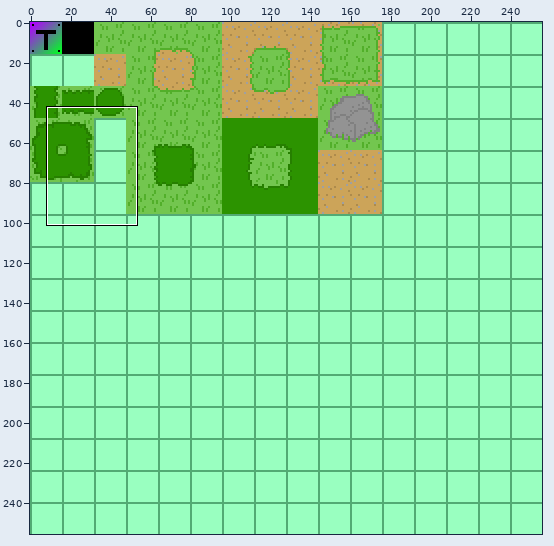
Sprite sheet: assets/tilesheet.png. The first picture is a wide view before the edit; the outline marks the close-up.
Close-up. Before the edit:
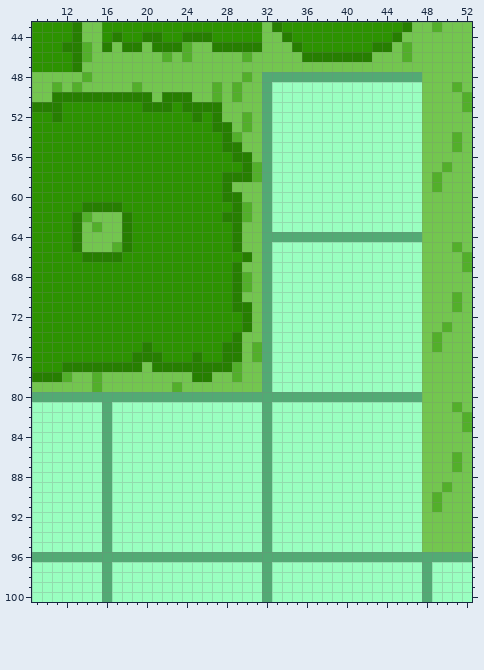
The file is 256x256 pixels. Colours within 5 levels of each other are drawn and written as one. Shown: x 9..52, y 43..100.
After:
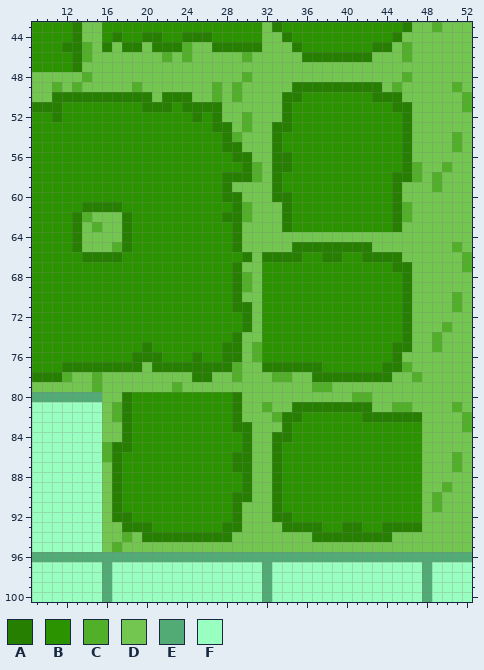
Palette (. is transparent): A #267f00  B #2c9300  C #52af2a  D #73c64f  E #52aa74  F #99ffc0
Commit message: Level design
Change:
@@ x 9..52 @@
  47 BBBBADDDDDDDDDDDDDDDDDDDDDDDDDDDDDDDDDDDDDDD
- 48 DDDDDCDDDDDDDDDDDDDDDCDEEEEEEEEEEEEEEEEDDDDD
- 49 DDCDCDDDDDCDDDDDDDCDCDDEFFFFFFFFFFFFFFFDDDCD
- 50 DDAAAAAAAAAADAAADDCDCDDEFFFFFFFFFFFFFFFDDDDC
- 51 AAABBBBBBBBAAABAAAADDDDEFFFFFFFFFFFFFFFDDDDC
- 52 BBABBBBBBBBBBBBBABADDCDEFFFFFFFFFFFFFFFDDDDD
- 53 BBBBBBBBBBBBBBBBBBAADCDEFFFFFFFFFFFFFFFDDDDD
- 54 BBBBBBBBBBBBBBBBBBBACDDEFFFFFFFFFFFFFFFDDDCD
- 55 BBBBBBBBBBBBBBBBBBBAADDEFFFFFFFFFFFFFFFDDDCD
- 56 BBBBBBBBBBBBBBBBBBBBAADEFFFFFFFFFFFFFFFDDDDD
- 57 BBBBBBBBBBBBBBBBBBBBBACEFFFFFFFFFFFFFFFDDCDD
- 58 BBBBBBBBBBBBBBBBBBBAAACEFFFFFFFFFFFFFFFDCDDD
- 59 BBBBBBBBBBBBBBBBBBBADDDEFFFFFFFFFFFFFFFDCDDD
- 60 BBBBBBBBBBBBBBBBBBBAADDEFFFFFFFFFFFFFFFDDDDD
- 61 BBBBBAAAABBBBBBBBBBBACDEFFFFFFFFFFFFFFFDDDDD
- 62 BBBBACDDDABBBBBBBBBAACDEFFFFFFFFFFFFFFFDDDDD
- 63 BBBBADCDDABBBBBBBBBBADDEFFFFFFFFFFFFFFFDDDDD
- 64 BBBBADDDDABBBBBBBBBBADDEEEEEEEEEEEEEEEEDDDDD
- 65 BBBBADDDCABBBBBBBBBBADDEFFFFFFFFFFFFFFFDDDCD
- 66 BBBBBAAAABBBBBBBBBBBBADEFFFFFFFFFFFFFFFDDDDC
- 67 BBBBBBBBBBBBBBBBBBBBADDEFFFFFFFFFFFFFFFDDDDC
- 68 BBBBBBBBBBBBBBBBBBBBACDEFFFFFFFFFFFFFFFDDDDD
- 69 BBBBBBBBBBBBBBBBBBBBACDEFFFFFFFFFFFFFFFDDDDD
- 70 BBBBBBBBBBBBBBBBBBBBADDEFFFFFFFFFFFFFFFDDDCD
- 71 BBBBBBBBBBBBBBBBBBBBAADEFFFFFFFFFFFFFFFDDDCD
- 72 BBBBBBBBBBBBBBBBBBBBBADEFFFFFFFFFFFFFFFDDDDD
- 73 BBBBBBBBBBBBBBBBBBBBBADEFFFFFFFFFFFFFFFDDCDD
- 74 BBBBBBBBBBBBBBBBBBBBADDEFFFFFFFFFFFFFFFDCDDD
- 75 BBBBBBBBBBBABBBBBBBAADCEFFFFFFFFFFFFFFFDCDDD
- 76 BBBBBBBBBBAAABBBABBAADCEFFFFFFFFFFFFFFFDDDDD
- 77 BBBAAAAAAAADAAAAAAAACDDEFFFFFFFFFFFFFFFDDDDD
- 78 AAACDDCDDDDDDDDDAADDCDDEFFFFFFFFFFFFFFFDDDDD
- 79 DDDDDDCDDDDDDDCDDDDDDDDEFFFFFFFFFFFFFFFDDDDD
- 80 EEEEEEEEEEEEEEEEEEEEEEEEEEEEEEEEEEEEEEEDDDDD
- 81 FFFFFFFEFFFFFFFFFFFFFFFEFFFFFFFFFFFFFFFDDDCD
- 82 FFFFFFFEFFFFFFFFFFFFFFFEFFFFFFFFFFFFFFFDDDDC
- 83 FFFFFFFEFFFFFFFFFFFFFFFEFFFFFFFFFFFFFFFDDDDC
- 84 FFFFFFFEFFFFFFFFFFFFFFFEFFFFFFFFFFFFFFFDDDDD
- 85 FFFFFFFEFFFFFFFFFFFFFFFEFFFFFFFFFFFFFFFDDDDD
- 86 FFFFFFFEFFFFFFFFFFFFFFFEFFFFFFFFFFFFFFFDDDCD
- 87 FFFFFFFEFFFFFFFFFFFFFFFEFFFFFFFFFFFFFFFDDDCD
- 88 FFFFFFFEFFFFFFFFFFFFFFFEFFFFFFFFFFFFFFFDDDDD
- 89 FFFFFFFEFFFFFFFFFFFFFFFEFFFFFFFFFFFFFFFDDCDD
- 90 FFFFFFFEFFFFFFFFFFFFFFFEFFFFFFFFFFFFFFFDCDDD
- 91 FFFFFFFEFFFFFFFFFFFFFFFEFFFFFFFFFFFFFFFDCDDD
- 92 FFFFFFFEFFFFFFFFFFFFFFFEFFFFFFFFFFFFFFFDDDDD
- 93 FFFFFFFEFFFFFFFFFFFFFFFEFFFFFFFFFFFFFFFDDDDD
- 94 FFFFFFFEFFFFFFFFFFFFFFFEFFFFFFFFFFFFFFFDDDDD
- 95 FFFFFFFEFFFFFFFFFFFFFFFEFFFFFFFFFFFFFFFDDDDD
+ 48 DDDDDCDDDDDDDDDDDDDDDCDDDDDDDDDDDDDDDCDDDDDD
+ 49 DDCDCDDDDDCDDDDDDDCDCDDDDDAAAAAAAAADCDDDDDCD
+ 50 DDAAAAAAAAAADAAADDCDCDDDDAABBBBBBBAAADDDDDDC
+ 51 AAABBBBBBBBAAABAAAADDDDDDABBBBBBBBBBAADDDDDC
+ 52 BBABBBBBBBBBBBBBABADDCDDDABBBBBBBBBBBADDDDDD
+ 53 BBBBBBBBBBBBBBBBBBAADCDDAABBBBBBBBBBBADDDDDD
+ 54 BBBBBBBBBBBBBBBBBBBACDDDABBBBBBBBBBBBADDDDCD
+ 55 BBBBBBBBBBBBBBBBBBBAADDDABBBBBBBBBBBBADDDDCD
+ 56 BBBBBBBBBBBBBBBBBBBBAADDAABBBBBBBBBBBADDDDDD
+ 57 BBBBBBBBBBBBBBBBBBBBBACDAABBBBBBBBBBBACDDCDD
+ 58 BBBBBBBBBBBBBBBBBBBAAACDABBBBBBBBBBBAACDCDDD
+ 59 BBBBBBBBBBBBBBBBBBBADDDDABBBBBBBBBBBADDDCDDD
+ 60 BBBBBBBBBBBBBBBBBBBAADDDAABBBBBBBBBBADDDDDDD
+ 61 BBBBBAAAABBBBBBBBBBBACDDDABBBBBBBBBBACDDDDDD
+ 62 BBBBACDDDABBBBBBBBBAACDDDABBBBBBBBBBACDDDDDD
+ 63 BBBBADCDDABBBBBBBBBBADDDDABBBBBBBBBBADDDDDDD
+ 64 BBBBADDDDABBBBBBBBBBADDDDDDDDDDDDDDDDDDDDDDD
+ 65 BBBBADDDCABBBBBBBBBBADDDDDAAAAAAAADDDDDDDDCD
+ 66 BBBBBAAAABBBBBBBBBBBBADAAAABBAABBAAAADDDDDDC
+ 67 BBBBBBBBBBBBBBBBBBBBADDBBBBBBBBBBBBBAADDDDDC
+ 68 BBBBBBBBBBBBBBBBBBBBACDBBBBBBBBBBBBBBADDDDDD
+ 69 BBBBBBBBBBBBBBBBBBBBACDBBBBBBBBBBBBBBADDDDDD
+ 70 BBBBBBBBBBBBBBBBBBBBADDBBBBBBBBBBBBBBADDDDCD
+ 71 BBBBBBBBBBBBBBBBBBBBAADBBBBBBBBBBBBBBADDDDCD
+ 72 BBBBBBBBBBBBBBBBBBBBBADBBBBBBBBBBBBBBADDDDDD
+ 73 BBBBBBBBBBBBBBBBBBBBBADBBBBBBBBBBBBBBADDDCDD
+ 74 BBBBBBBBBBBBBBBBBBBBADDBBBBBBBBBBBBBBADDCDDD
+ 75 BBBBBBBBBBBABBBBBBBAADCBBBBBBBBBBBBBAADDCDDD
+ 76 BBBBBBBBBBAAABBBABBAADCBBBBBBBBBBBBBADDDDDDD
+ 77 BBBAAAAAAAADAAAAAAAACDDAAAAAABBBBBBAACDDDDDD
+ 78 AAACDDCDDDDDDDDDAADDCDDDCCDDAAAAAAAADDCDDDDD
+ 79 DDDDDDCDDDDDDDCDDDDDDDDDDDDDCCDDDDDDDDDDDDDD
+ 80 EEEEEEEDDABBBBBBBBBBADDDDDDDDDDDCCDDDDDDDDDD
+ 81 FFFFFFFDCABBBBBBBBBBADDCDDAAAAAAAADDCCDDDDCD
+ 82 FFFFFFFDCABBBBBBBBBBADDDCAABBBBBBAAAAAADDDDC
+ 83 FFFFFFFDDABBBBBBBBBBAADDDABBBBBBBBBBBBBDDDDC
+ 84 FFFFFFFDDABBBBBBBBBBBADDAABBBBBBBBBBBBBDDDDD
+ 85 FFFFFFFCAABBBBBBBBBBBADDABBBBBBBBBBBBBBDDDDD
+ 86 FFFFFFFCABBBBBBBBBBBAADDABBBBBBBBBBBBBBDDDCD
+ 87 FFFFFFFDABBBBBBBBBBBAADDABBBBBBBBBBBBBBDDDCD
+ 88 FFFFFFFDABBBBBBBBBBBBADDABBBBBBBBBBBBBBDDDDD
+ 89 FFFFFFFDABBBBBBBBBBBBADDABBBBBBBBBBBBBBDDCDD
+ 90 FFFFFFFDABBBBBBBBBBBAADDABBBBBBBBBBBBBBDCDDD
+ 91 FFFFFFFDABBBBBBBBBBBADDDABBBBBBBBBBBBBBDCDDD
+ 92 FFFFFFFDAABBBBBBBBBBADDDAABBBBBBBBBBBBBDDDDD
+ 93 FFFFFFFDDAAABBBBBBBAADDDDAAAABBAABBAAAADDDDD
+ 94 FFFFFFFDDCDAAAAAAAAADDDDDDDDAAAAAAAADDDDDDDD
+ 95 FFFFFFFDCDDDDDDDDDDDDDDDDDDDDDDDDDDDDDDDDDDD
  96 EEEEEEEEEEEEEEEEEEEEEEEEEEEEEEEEEEEEEEEEEEEE
